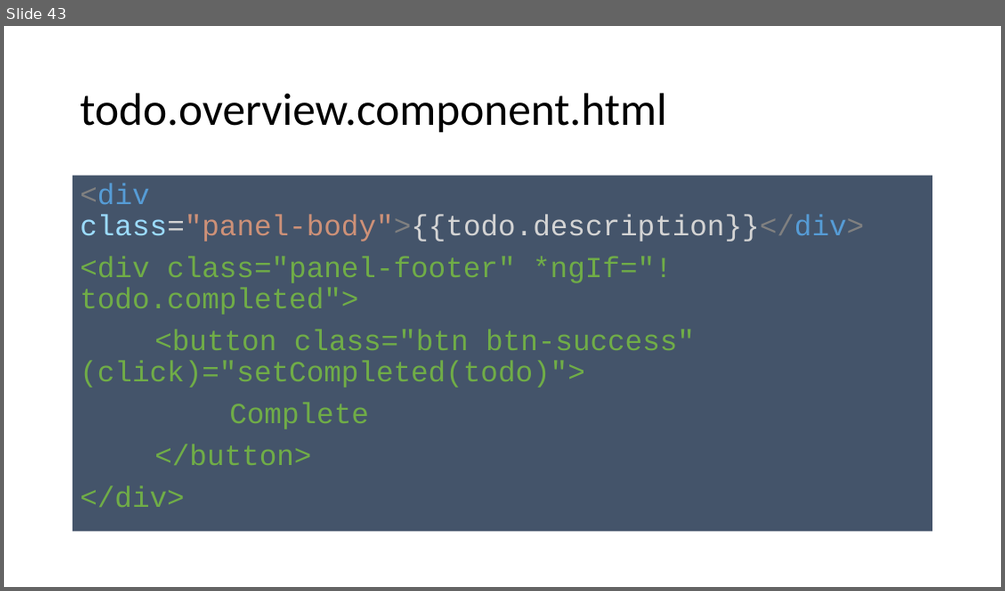
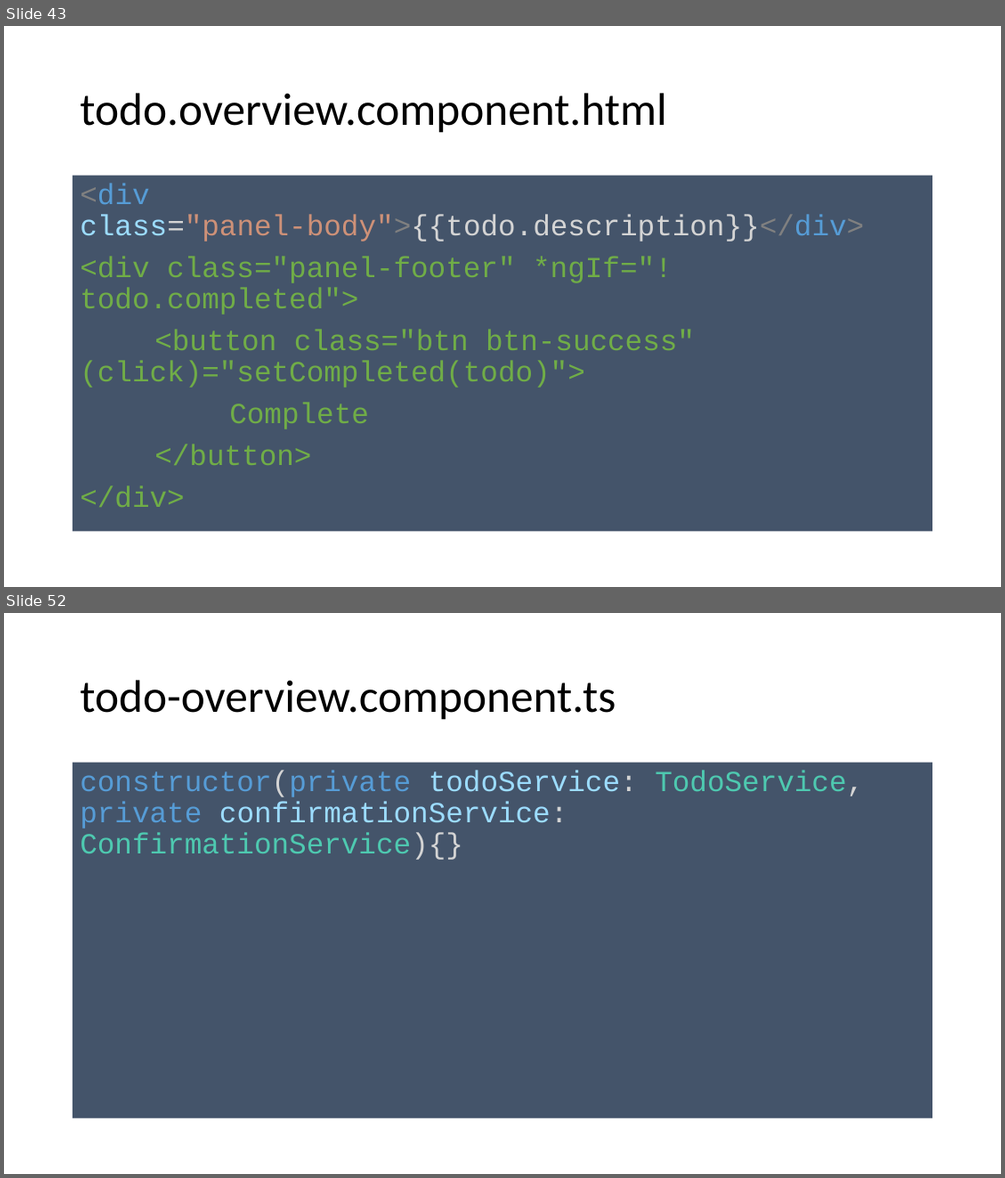
Before and after one commit to spirit-coding/todo-app-aj33349, a slide deck: Angular2.pptx. Shown one above the other, each under a label of ours: slide 43 before the commit, slides 43 and 52 after it; the slides between them are not shown. The pictures are 1005x591 and 1005x1178 pixels, drawn with LibreOffice and Linux fonts; fonts in the diff are those of the drawing. Boxes give left, top, right and bottom in pixels: in the first picture for what was removed or moved away, otherwise in the second. Text is boxed around its words. In the diff, an @@ line names an element or a change of style, - is before the commit and + after.

Commit message:
Confirmationservice

```diff
--- a/Angular2.pptx
+++ b/Angular2.pptx
@@ slide 52 added at (4, 613, 1001, 1174), background #FFFFFF @@
@@ title added at (80, 680, 615, 720), 44 pt, text #000000 @@
+todo-overview.component.ts
@@ text added at (73, 763, 933, 1119), fill #44546A, 28 pt, text #9CDCFE @@
+constructor(private todoService: TodoService, private confirmationService: ConfirmationService){}
```
Also in this commit, not shown: 9 other slides added, 1 slide removed, 7 other files.
